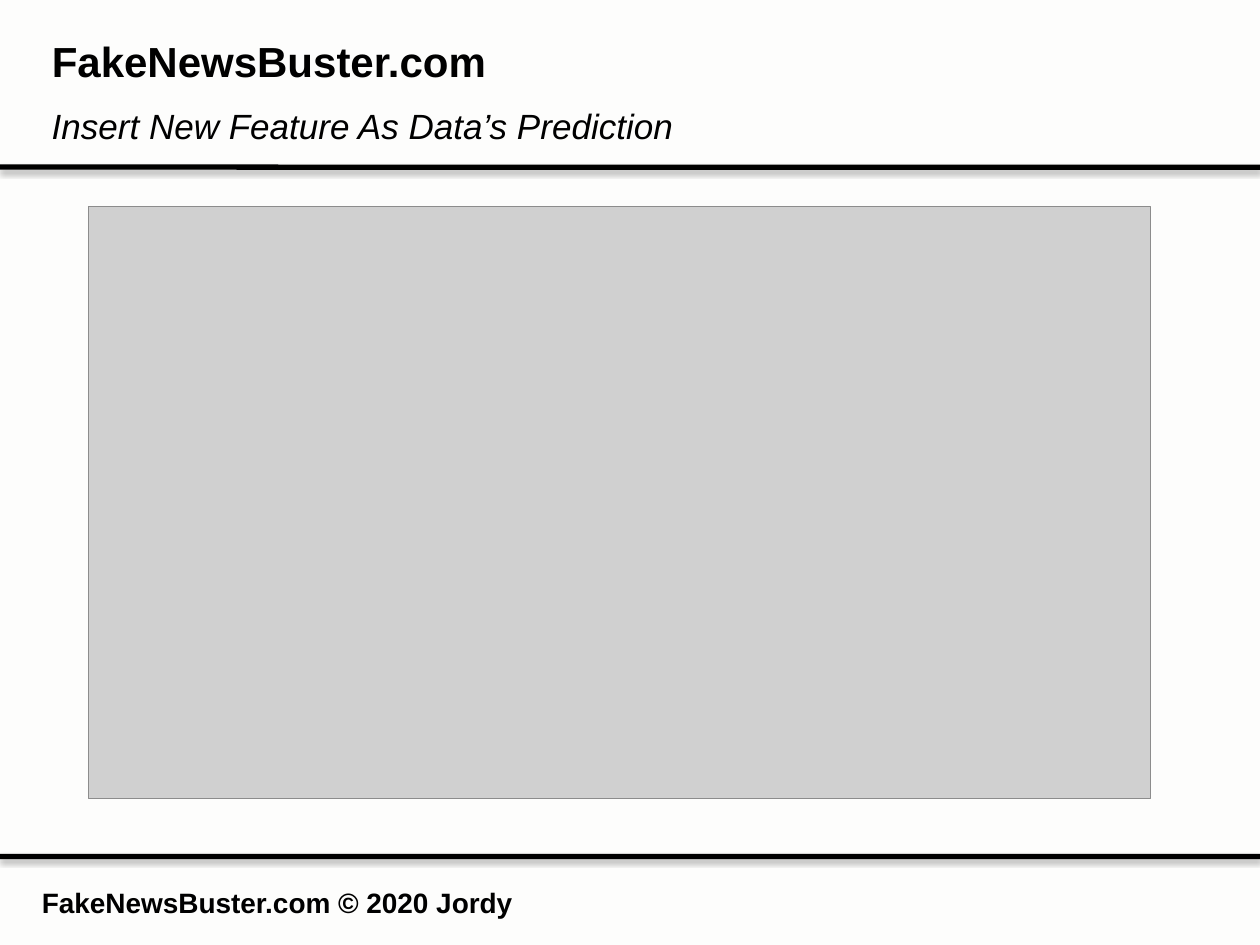
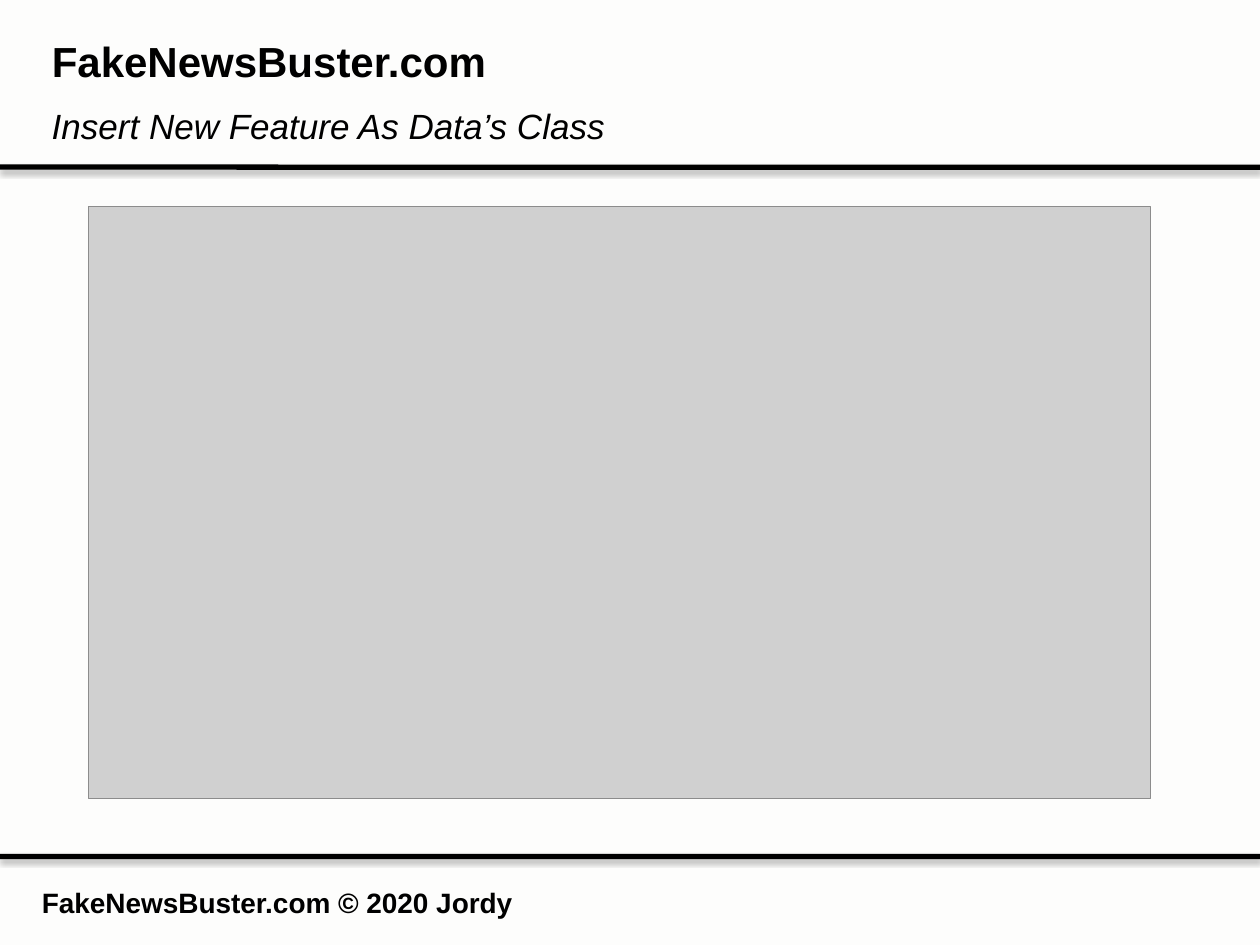
Before and after one commit to Jordyyusim/Fake-News-Detection, a slide deck: slide 6 of Presentation.pptx. Drawn at 1260x945 pixels with LibreOffice and Linux fonts; fonts in the diff are those of the drawing; grey boxes stand for pictures. Boxes give left, top, right and bottom in pixels: in the first picture for what was removed or moved away, otherwise in the second. Text is boxed around its words. In the diff, an @@ line names an element or a change of style, - is before the commit and + after.

```diff
--- a/Presentation.pptx
+++ b/Presentation.pptx
@@ text at box(52, 113, 605, 140): text changed @@
-Insert New Feature As Data’s Prediction
+Insert New Feature As Data’s Class
```
Also in this commit, not shown: 2 other slides changed.
